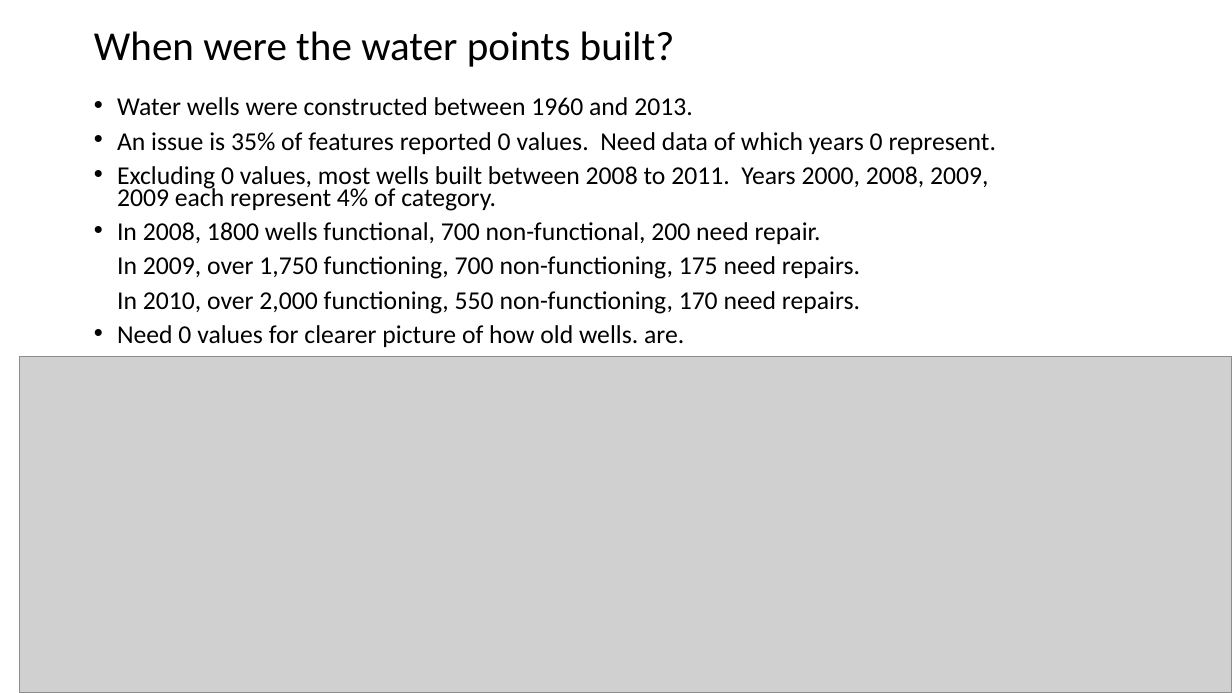
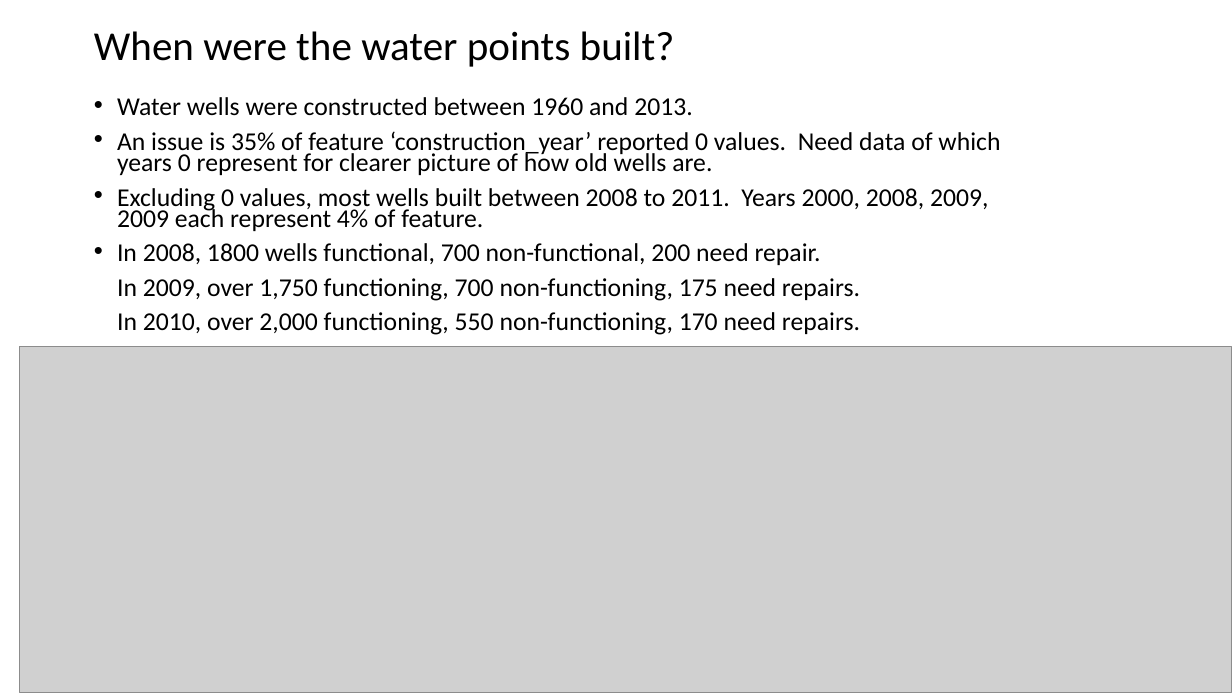
Before and after one commit to davidrtorres/Model-3-Tanzania-Water-Crisis, a slide deck: slide 4 of Presentation1.pptx. Drawn at 1232x693 pixels with LibreOffice and Linux fonts; fonts in the diff are those of the drawing; grey boxes stand for pictures. Boxes give left, top, right and bottom in pixels: in the first picture for what was removed or moved away, otherwise in the second. Text is boxed around its words. In the diff, an @@ line names an element or a change of style, - is before the commit and + after.

```diff
--- a/Presentation1.pptx
+++ b/Presentation1.pptx
@@ text at (117,131,1000,231): text changed @@
-• An issue is 35% of features reported 0 values. Need data of which years 0 represent.
-• Excluding 0 values, most wells built between 2008 to 2011. Years 2000, 2008, 2009, 2009 each represent 4% of category.
+• An issue is 35% of feature ‘construction_year’ reported 0 values. Need data of which years 0 represent for clearer picture of how old wells are.
+• Excluding 0 values, most wells built between 2008 to 2011. Years 2000, 2008, 2009, 2009 each represent 4% of feature.
@@ text at (117,325,684,347): paragraph removed @@
-• Need 0 values for clearer picture of how old wells. are.
@@ picture: place and size @@
-picture at (19,357,1232,693)
+picture at (19,347,1232,693)
```
Also in this commit, not shown: 6 other slides changed, 3 slides added, 2 other files.
